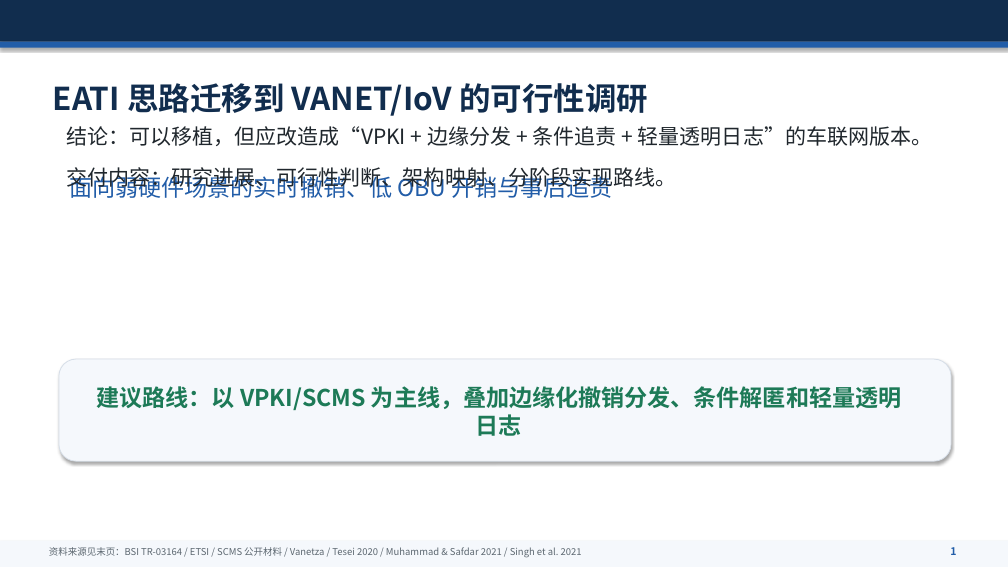
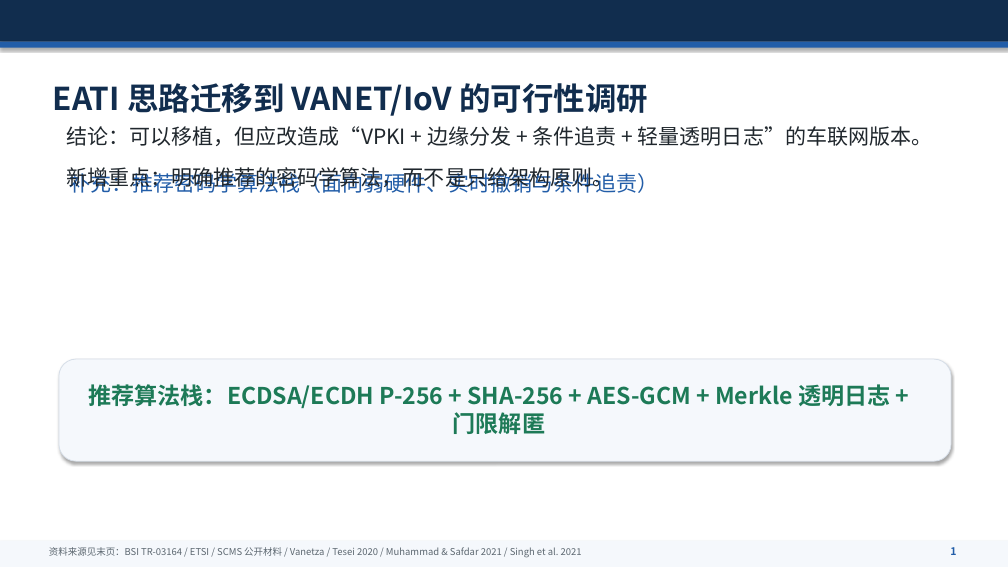
Before and after one commit to zhang10225/EATI, a slide deck: slide 1 of docs/vanet-eati-research.pptx. Drawn at 1008x567 pixels with LibreOffice and Linux fonts; fonts in the diff are those of the drawing. Boxes give left, top, right and bottom in pixels: in the first picture for what was removed or moved away, otherwise in the second. Text is boxed around its words. In the diff, an @@ line names an element or a change of style, - is before the commit and + after.

```diff
--- a/docs/vanet-eati-research.pptx
+++ b/docs/vanet-eati-research.pptx
@@ text at box(66, 167, 613, 190): text changed @@
-交付内容：研究进展、可行性判断、架构映射、分阶段实现路线。
+新增重点：明确推荐的密码学算法，而不是只给架构原则。
@@ text at box(69, 170, 658, 193): text changed; size 22 to 20 pt @@
-面向弱硬件场景的实时撤销、低 OBU 开销与事后追责
+补充：推荐密码学算法栈（面向弱硬件、实时撤销与条件追责）
@@ text at box(89, 384, 890, 434): text changed @@
-建议路线：以 VPKI/SCMS 为主线，叠加边缘化撤销分发、条件解匿和轻量透明日志
+推荐算法栈：ECDSA/ECDH P-256 + SHA-256 + AES-GCM + Merkle 透明日志 + 门限解匿
```
Also in this commit, not shown: 11 other slides changed, 2 slides added, 1 other file.
